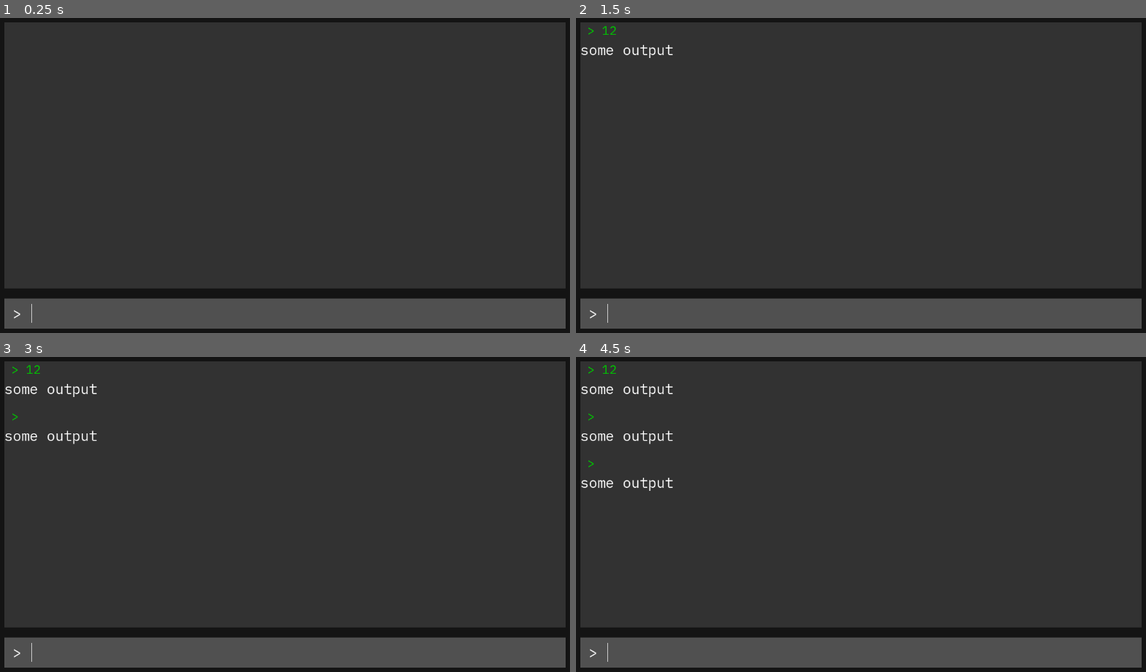
Above: before the commit, frames 1-4 (two rows, left to right).
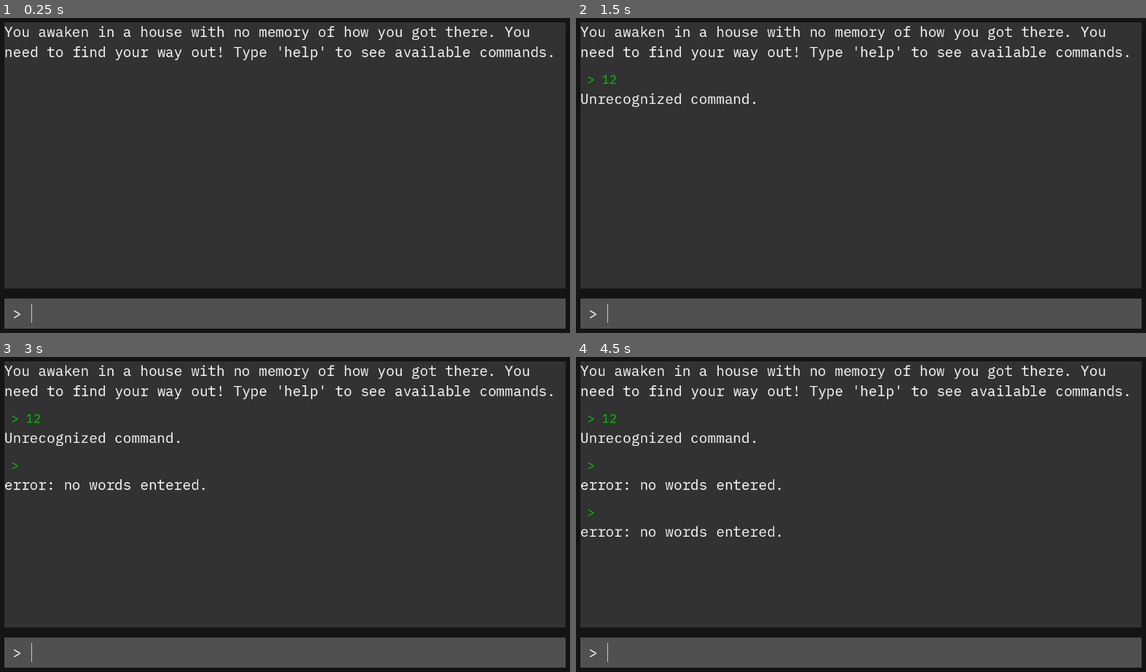
Above: after the commit, the same moments.

Repository: cseiter/godot_text_game
Game: Godot game, scene res://game.tscn
Same seed, same stepped clock (60 frames per second), same inputs: the game is played once before the commit and once after it.
Inputs (mouse positions are in pixels of both pictures, inside the frame that each line leads up to):
- Up to frame 1 (0.25 s): no input
- Up to frame 2 (1.5 s): click (872, 314) at 0.52 s; type "12" at 0.6 s; tap Enter at 1.25 s
- Up to frame 3 (3 s): tap Space at 2 s; tap Enter at 2.75 s
- Up to frame 4 (4.5 s): tap Space at 3.5 s; tap Enter at 4.25 s

The runs differ from the first frame. In frame 1, 1.9% of the frame differs, in the area x 0-97%, y 2-14%; in frame 2, 2.4%; in frame 3, 2.9%; in frame 4, 3.4%, in the area x 0-97%, y 2-58%.

Commit message:
begin command processing and set welcome message

Diff:
--- a/CommandProcessor.gd
+++ b/CommandProcessor.gd
@@ -1,4 +1,32 @@
 extends Node
 
-func process_command(input:String):
-	return "some output"
+
+func process_command(input: String):
+	var words = input.split(" ", false)
+	if words.size() == 0:
+		return "error: no words entered."
+
+	var first_word = words[0].to_lower()
+	var second_word = ""
+	if words.size() > 1:
+		second_word = words[1].to_lower()
+
+	match first_word:
+		"go":
+			return go(second_word)
+		"help":
+			return help()
+		_:
+			return "Unrecognized command."
+
+
+
+func go(second_word: String):
+	if second_word == "":
+		return "Go where?"
+
+	return "You go %s" % second_word
+
+
+func help():
+	return "go {direction}: go to direction entered."
--- a/game.gd
+++ b/game.gd
@@ -1,6 +1,6 @@
 extends Control
 
-
+const Response = preload("res://response.tscn")
 const InputResponse = preload("res://input_response.tscn")
 @export var max_lines_remembered = 30
 
@@ -11,6 +11,9 @@
 
 func _ready() -> void:
 	scrollbar.connect("changed",handle_scrollbar_changed)
+	var starting_message = Response.instantiate()
+	add_response_to_game(starting_message)
+	starting_message.text = "You awaken in a house with no memory of how you got there. You need to find your way out! Type 'help' to see available commands."
 
 
 func handle_scrollbar_changed():
@@ -23,11 +26,12 @@
 	var input_response = InputResponse.instantiate()
 	var response = command_processor.process_command(new_text)
 	input_response.set_text(new_text, response)
-	history_rows.add_child(input_response)
-
-	delete_history_beyond_limit()
+	add_response_to_game(input_response)
 
 
+func add_response_to_game(response):
+	history_rows.add_child(response)
+	delete_history_beyond_limit()
 
 func delete_history_beyond_limit():
 	if history_rows.get_child_count() > max_lines_remembered:
--- a/game.tscn
+++ b/game.tscn
@@ -63,6 +63,8 @@
 
 [node name="HistoryRows" type="VBoxContainer" parent="Background/MarginContainer/Rows/GameInfo/Scroll"]
 layout_mode = 2
+size_flags_horizontal = 3
+size_flags_vertical = 3
 theme_override_constants/separation = 20
 
 [node name="InputArea" type="PanelContainer" parent="Background/MarginContainer/Rows"]
--- /dev/null
+++ b/input_history.tscn
@@ -0,0 +1,9 @@
+[gd_scene load_steps=2 format=3 uid="uid://c3lvdrw4y07xa"]
+
+[ext_resource type="FontFile" uid="uid://bjrati5bloksr" path="res://fonts/IBMPlexMono-Regular.ttf" id="1_cjnh2"]
+
+[node name="InputHistory" type="Label"]
+theme_override_colors/font_color = Color(0, 0.784314, 0, 1)
+theme_override_fonts/font = ExtResource("1_cjnh2")
+theme_override_font_sizes/font_size = 24
+text = " > This is what the player typed"
--- a/input_response.tscn
+++ b/input_response.tscn
@@ -1,20 +1,14 @@
-[gd_scene load_steps=3 format=3 uid="uid://dws8bdg5wyhij"]
+[gd_scene load_steps=4 format=3 uid="uid://dws8bdg5wyhij"]
 
-[ext_resource type="FontFile" uid="uid://bjrati5bloksr" path="res://fonts/IBMPlexMono-Regular.ttf" id="1_6hbqr"]
 [ext_resource type="Script" path="res://input_response.gd" id="1_sa16w"]
+[ext_resource type="PackedScene" uid="uid://c3lvdrw4y07xa" path="res://input_history.tscn" id="2_6mqae"]
+[ext_resource type="PackedScene" uid="uid://c6f7i8stmcorp" path="res://response.tscn" id="3_vodsx"]
 
 [node name="InputResponse" type="VBoxContainer"]
 script = ExtResource("1_sa16w")
 
-[node name="InputHistory" type="Label" parent="."]
+[node name="InputHistory" parent="." instance=ExtResource("2_6mqae")]
 layout_mode = 2
-theme_override_colors/font_color = Color(0, 0.784314, 0, 1)
-theme_override_fonts/font = ExtResource("1_6hbqr")
-theme_override_font_sizes/font_size = 24
-text = " > This is what the player typed"
 
-[node name="Response" type="Label" parent="."]
+[node name="Response" parent="." instance=ExtResource("3_vodsx")]
 layout_mode = 2
-theme_override_fonts/font = ExtResource("1_6hbqr")
-theme_override_font_sizes/font_size = 28
-text = "This is what the game gave back"
--- /dev/null
+++ b/response.tscn
@@ -0,0 +1,8 @@
+[gd_scene load_steps=2 format=3 uid="uid://c6f7i8stmcorp"]
+
+[ext_resource type="FontFile" uid="uid://bjrati5bloksr" path="res://fonts/IBMPlexMono-Regular.ttf" id="1_eh5pb"]
+
+[node name="Response" type="Label"]
+theme_override_fonts/font = ExtResource("1_eh5pb")
+theme_override_font_sizes/font_size = 28
+autowrap_mode = 3
